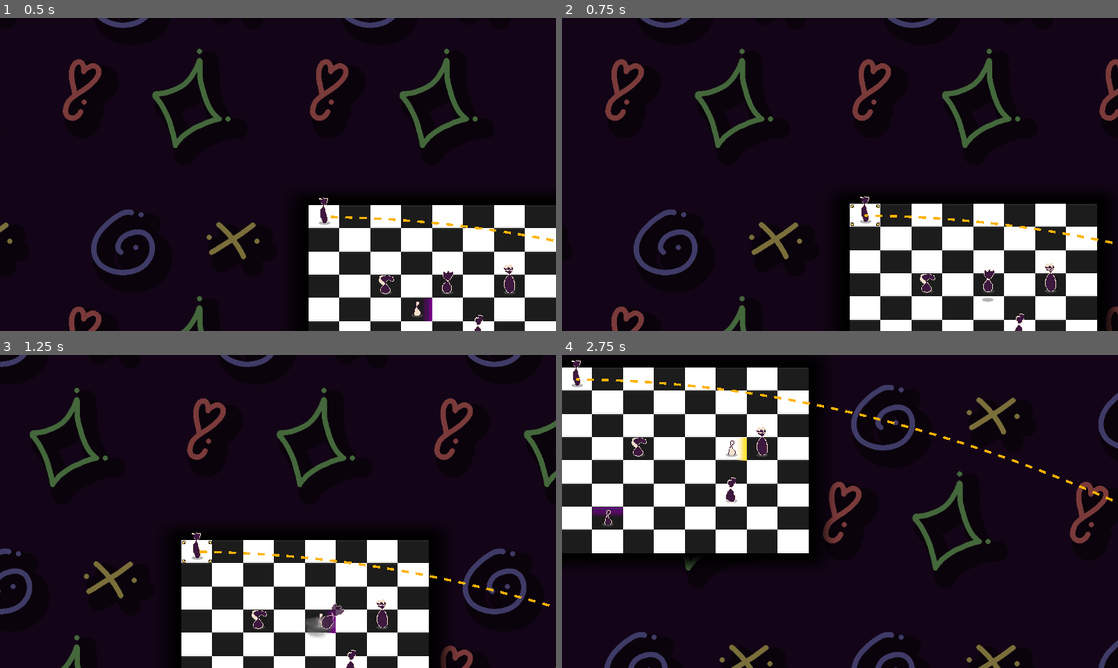
Above: before the commit, frames 1-4 (two rows, left to right).
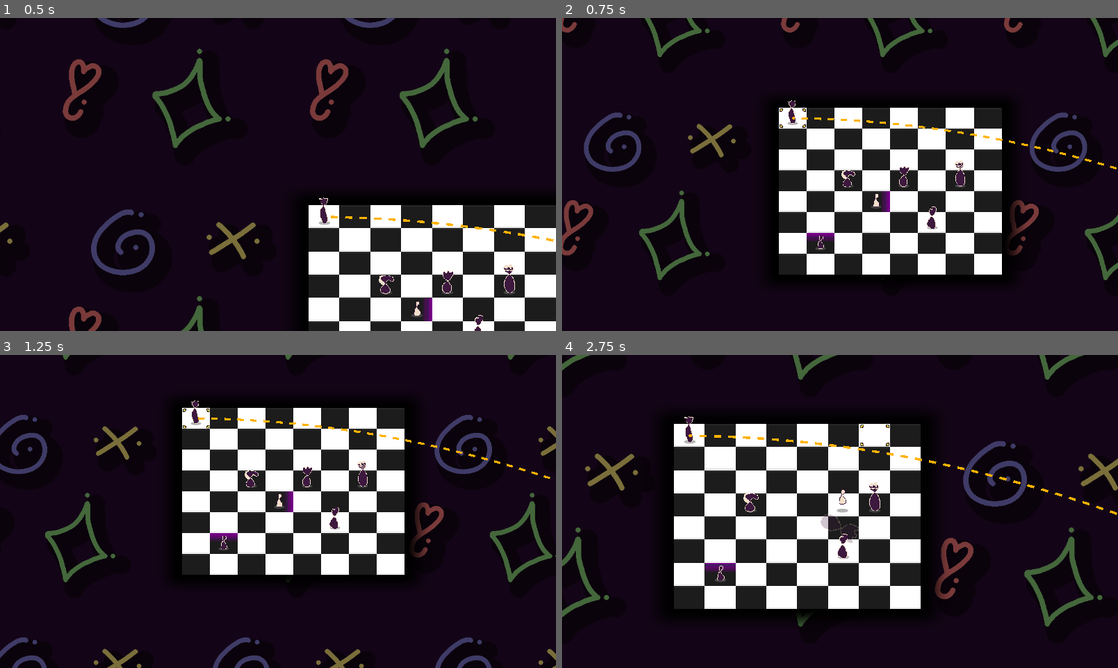
Above: after the commit, the same moments.

Repository: IAmNotIsaac/gwj-73
Game: Godot game, scene res://scenes/world.tscn
Same seed, same stepped clock (60 frames per second), same inputs: the game is played once before the commit and once after it.
Inputs (mouse positions are in pixels of both pictures, inside the frame that each line leads up to):
- Up to frame 1 (0.5 s): no input
- Up to frame 2 (0.75 s): tap Enter (ui_accept) at 0.5 s; move the mouse to (873, 205) at 0.52 s; hold D (move_right) from 0.53 s (still down); click (873, 205) at 0.67 s
- Up to frame 3 (1.25 s): keep holding D (move_right); tap Enter (ui_accept) at 0.77 s
- Up to frame 4 (2.75 s): move the mouse to (728, 527) at 1.27 s; release D (move_right) at 1.28 s; hold S (move_down) 1.28-2.03 s; tap Enter (ui_accept) at 1.52 s; move the mouse to (895, 442) at 2.02 s; hold D (move_right) from 2.03 s (still down)

Frame 1 is identical in both runs. In frame 2, 28% of the frame differs, in the area x 0-100%, y 0-100%; in frame 3, 31%; in frame 4, 35%.

Commit message:
added camera hinting during ai turn

Diff:
--- a/src/ai_controller.gd
+++ b/src/ai_controller.gd
@@ -3,6 +3,7 @@
 
 
 const _TIME_COMPREHENSION := 1.0
+const _ZOOM := 0.9
 
 @export var camera_controller: CameraController
 
@@ -31,6 +32,10 @@
 			continue
 
 		for my_piece: Piece in my_pieces:
+			camera_controller.follow(my_piece)
+			camera_controller.set_zoom(_ZOOM)
+			await get_tree().create_timer(_TIME_COMPREHENSION).timeout
+
 			# If can strike, do so
 			if not my_piece.get_strikeable_positions().is_empty():
 				var strike_pos = my_piece.get_strikeable_positions().pick_random()
@@ -38,11 +43,9 @@
 				enemy_piece.kill()
 				my_piece.move(strike_pos)
 				enemy_pieces.erase(enemy_piece)
-				await get_tree().create_timer(_TIME_COMPREHENSION).timeout
-				continue
 
 			# If can move, do os
-			if not my_piece.get_movable_positions().is_empty():
+			elif not my_piece.get_movable_positions().is_empty():
 				var closest_enemy: Piece
 				var closest_dist := INF
 				for enemy_piece in enemy_pieces:
@@ -63,10 +66,12 @@
 					if comp_dist < closest_dist:
 						closest_achievable_position = pos
 						closest_dist = comp_dist
+				my_piece.move(closest_achievable_position)
 
-				my_piece.move(closest_achievable_position)
-				await get_tree().create_timer(_TIME_COMPREHENSION).timeout
+			await get_tree().create_timer(_TIME_COMPREHENSION).timeout
 
+	camera_controller.reset_zoom()
+	camera_controller.stop_follow()
 	turn_passed.emit()
 
 
--- a/src/camera_controller.gd
+++ b/src/camera_controller.gd
@@ -10,6 +10,7 @@
 var _camera_position := Vector2.ZERO
 var _camera_zoom := 1.0
 var _camera_free := true
+var _follow_node: Node
 
 
 func _ready() -> void:
@@ -28,6 +29,7 @@
 		mp = mp.clamp(Vector2.ZERO, Vector2.ONE)
 		mp = (mp - Vector2(0.5, 0.5)) * 2.0;
 		var pan := mp * _PAN_FACTOR
+		_camera_position = _follow_node.global_position if _follow_node != null else _camera_position
 		camera.position = _camera_position + pan
 		camera.zoom = camera.zoom.lerp(Vector2.ONE * _camera_zoom, 0.25)
 
@@ -52,3 +54,11 @@
 
 func reset_zoom() -> void:
 	_camera_zoom = 1.0
+
+
+func follow(node: Node2D) -> void:
+	_follow_node = node
+
+
+func stop_follow() -> void:
+	_follow_node = null
